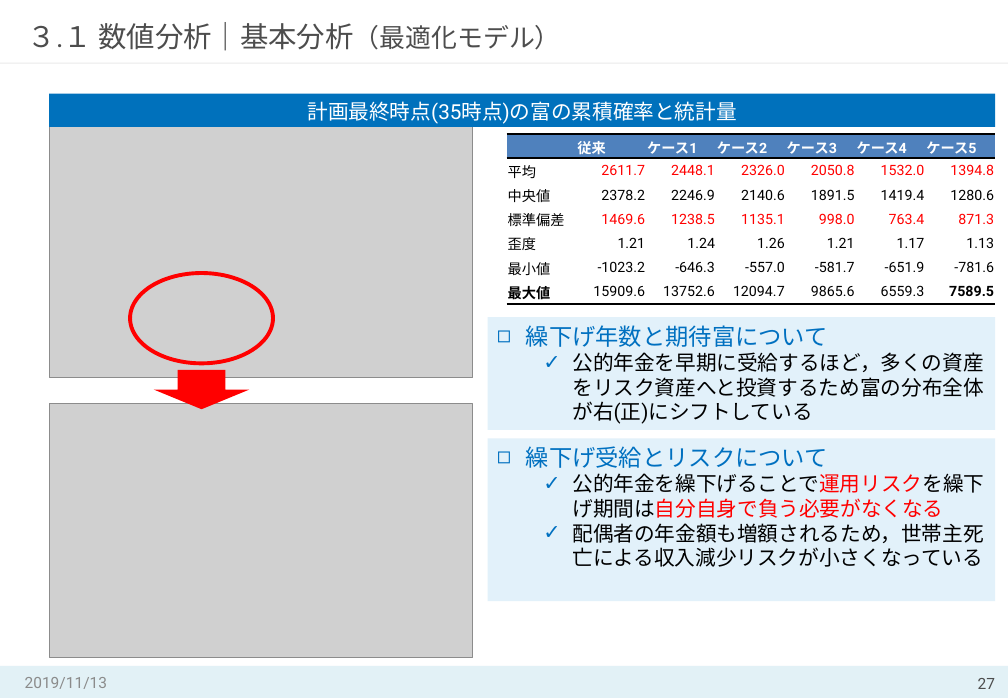
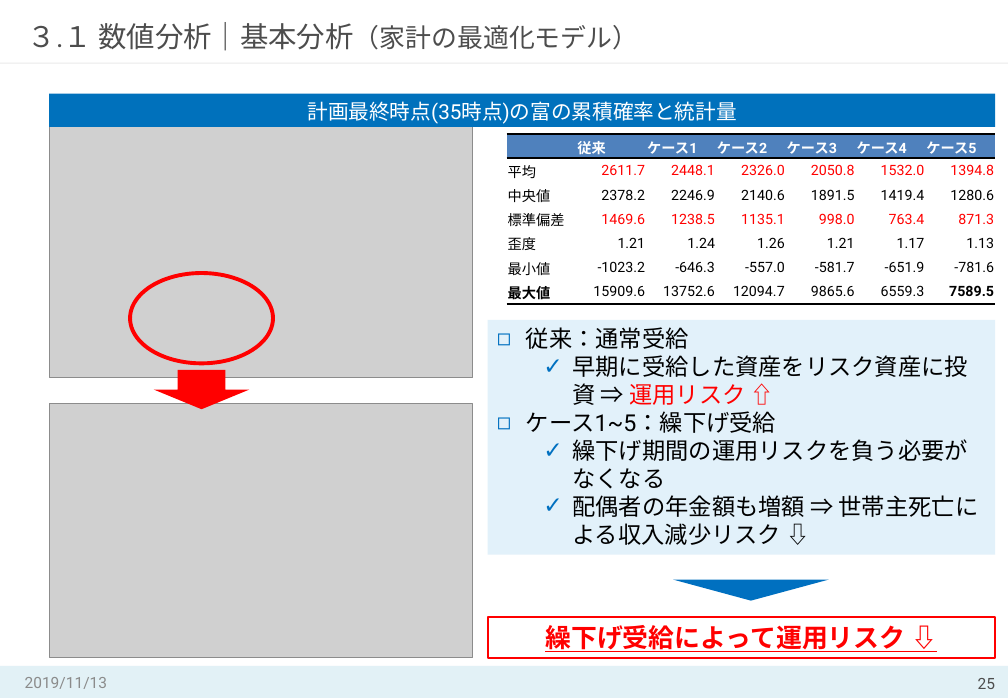
Before and after one commit to MasahiroShibahara/Open, a slide deck: slide 25 of Masahiro_Shibahara①.pptx (slide 27 before the commit). Drawn at 1008x698 pixels with LibreOffice and Linux fonts; fonts in the diff are those of the drawing; grey boxes stand for pictures. Boxes give left, top, right and bottom in pixels: in the first picture for what was removed or moved away, otherwise in the second. Text is boxed around its words. In the diff, an @@ line names an element or a change of style, - is before the commit and + after.

```diff
--- a/Masahiro_Shibahara①.pptx
+++ b/Masahiro_Shibahara①.pptx
@@ title at <box>28,22,639,51</box>: text changed @@
-３.１ 数値分析｜基本分析（最適化モデル）
+３.１ 数値分析｜基本分析（家計の最適化モデル）
@@ rectangle "従来：通常受給": place and size @@
-rectangle "従来：通常受給" at <box>488,317,995,430</box>
+rectangle "従来：通常受給" at <box>488,320,995,555</box>
@@ text in rectangle at <box>526,327,979,545</box>: text changed; size 16 to 18 pt @@
-◻ 繰下げ年数と期待富について
-  ✓ 公的年金を早期に受給するほど，多くの資産をリスク資産へと投資するため富の分布全体が右(正)にシフトしている
+◻ 従来：通常受給
+  ✓ 早期に受給した資産をリスク資産に投資 ⇒ 運用リスク ⇧
+◻ ケース1~5：繰下げ受給
+  ✓ 繰下げ期間の運用リスクを負う必要がなくなる
+  ✓ 配偶者の年金額も増額 ⇒ 世帯主死亡による収入減少リスク ⇩
@@ rectangle removed at <box>488,438,995,601</box> @@
-◻ 繰下げ受給とリスクについて
-  ✓ 公的年金を繰下げることで運用リスクを繰下げ期間は自分自身で負う必要がなくなる
-  ✓ 配偶者の年金額も増額されるため，世帯主死亡による収入減少リスクが小さくなっている
@@ triangle added at <box>673,580,828,601</box>, fill #0070C0 @@
@@ rectangle added at <box>488,617,995,658</box>, outline #FF0000 1.5 pt, 20 pt, text #FF0000, bold, underline @@
+繰下げ受給によって運用リスク ⇩
@@ page number at <box>978,678,995,689</box>: text changed @@
-27
+25
```
Also in this commit, not shown: 23 other slides changed, 4 slides added, 1 slide removed.
